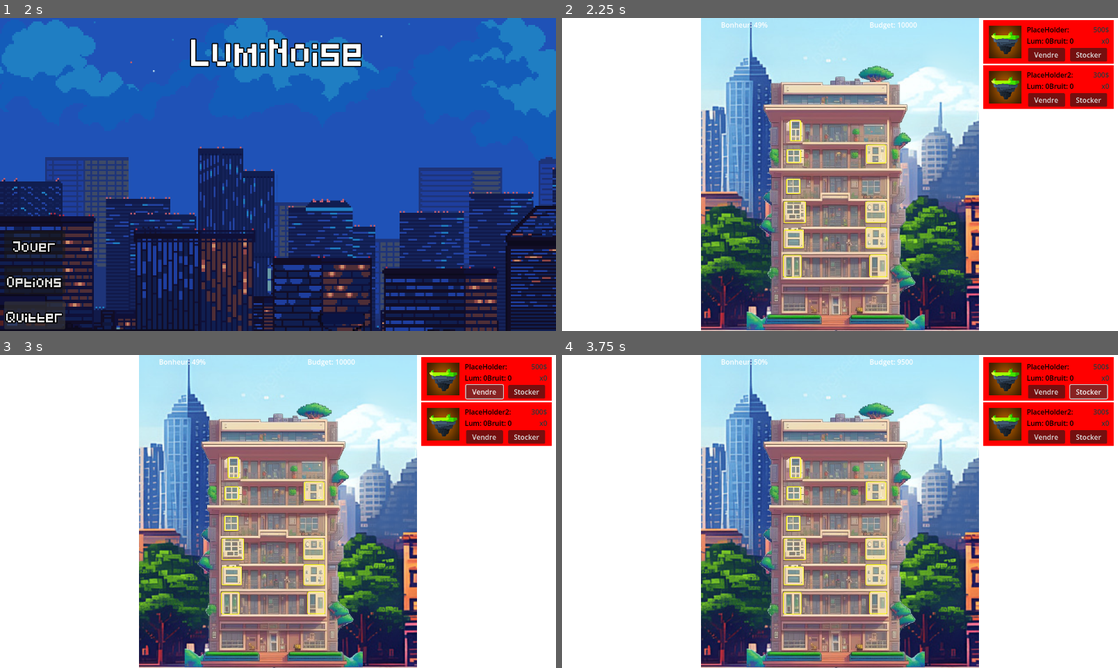
Above: before the commit, frames 1-4 (two rows, left to right).
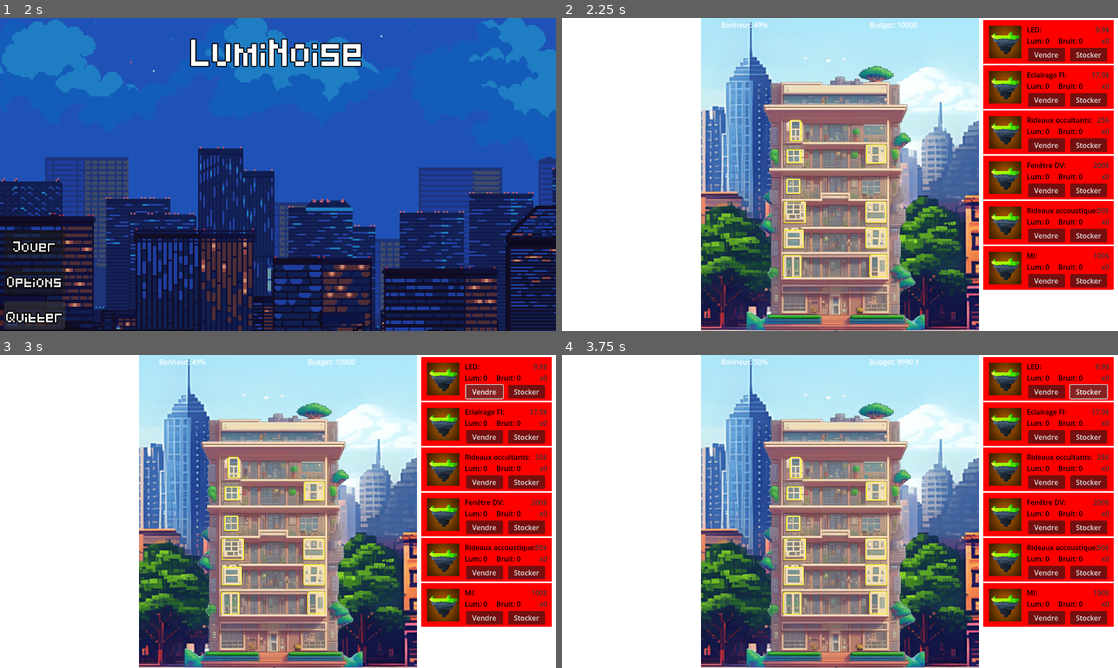
Above: after the commit, the same moments.

Repository: Ranger1986/jeuserieux
Game: Godot game, scene res://Scene/menu.tscn
The game is run twice, just before and just after one commit, with the same random seed, the same clock (stepped at 60 frames per second) and the same inputs.
Inputs:
- Up to frame 1 (2 s): click "Options" at 0.5 s; click "Retour" at 1.25 s
- Up to frame 2 (2.25 s): click "Jouer" at 2 s
- Up to frame 3 (3 s): click "Vendre" at 2.75 s
- Up to frame 4 (3.75 s): click "Stocker" at 3.5 s

Frame 1 is identical in both runs. In frame 2, 14% of the frame differs, in the area x 75-100%, y 2-87%; in frame 3, 14%; in frame 4, 14%, in the area x 61-100%, y 1-87%.

Commit message:
Ajout du mebu lorsque l'on est dans la partie + correction de l'espace dans entre lum et bruit

Diff:
--- a/GlobalAudioSettings.gd
+++ /dev/null
@@ -1,7 +0,0 @@
-extends Node
-
-var vol = 0
-
-func set_volume(db_value):
-	$AudioStreamPlayer.volume_db = db_value
-	vol = db_value
--- a/OnOptions.gd
+++ /dev/null
@@ -1,7 +0,0 @@
-extends Node2D
-
-func _on_button_3_pressed() -> void:
-	get_tree().quit()
-
-func _on_button_2_pressed() -> void:
-	get_tree().change_scene_to_file("res://options.tscn")
--- a/ResizeDisplay.gd
+++ /dev/null
@@ -1 +0,0 @@
-extends Control
--- a/options.tscn
+++ b/Scene/options_mainFrame.tscn
@@ -1,8 +1,8 @@
-[gd_scene load_steps=4 format=3 uid="uid://dadaqj1qxrqn0"]
+[gd_scene load_steps=4 format=3 uid="uid://bukgosvgawwfj"]
 
-[ext_resource type="Script" path="res://Options.gd" id="1_7tw5h"]
-[ext_resource type="Texture2D" uid="uid://bnwp508uo0v0f" path="res://Assets/sunLow.png" id="2_gg5oo"]
-[ext_resource type="FontFile" uid="uid://b6ocg4l0krikr" path="res://Assets/Pixeled.ttf" id="2_q2pju"]
+[ext_resource type="Script" path="res://Scripts/Options_mainFrame.gd" id="1_m8q8d"]
+[ext_resource type="Texture2D" uid="uid://biy0o1m2jraea" path="res://Assets/day.png" id="2_mou4t"]
+[ext_resource type="FontFile" uid="uid://b6ocg4l0krikr" path="res://Assets/Pixeled.ttf" id="3_ktbyw"]
 
 [node name="Options" type="Control"]
 layout_mode = 3
@@ -11,7 +11,7 @@
 anchor_bottom = 1.0
 grow_horizontal = 2
 grow_vertical = 2
-script = ExtResource("1_7tw5h")
+script = ExtResource("1_m8q8d")
 
 [node name="TextureRect" type="TextureRect" parent="."]
 layout_mode = 1
@@ -24,7 +24,7 @@
 offset_bottom = 288.0
 grow_horizontal = 2
 grow_vertical = 2
-texture = ExtResource("2_gg5oo")
+texture = ExtResource("2_mou4t")
 
 [node name="VBoxContainer" type="VBoxContainer" parent="."]
 layout_mode = 1
@@ -68,7 +68,7 @@
 popup/item_1/id = 1
 popup/item_2/text = "1280x720"
 popup/item_2/id = 2
-script = ExtResource("1_7tw5h")
+script = ExtResource("1_m8q8d")
 
 [node name="OptionButton2" type="OptionButton" parent="VBoxContainer/VBoxContainerVideo"]
 layout_mode = 2
@@ -79,7 +79,7 @@
 popup/item_0/text = "Plein écran"
 popup/item_1/text = "Fenêtré"
 popup/item_1/id = 3
-script = ExtResource("1_7tw5h")
+script = ExtResource("1_m8q8d")
 
 [node name="VBoxContainerAudio" type="VBoxContainer" parent="VBoxContainer"]
 layout_mode = 2
@@ -106,16 +106,16 @@
 size_flags_vertical = 4
 theme_override_colors/font_disabled_color = Color(1, 1, 1, 1)
 theme_override_constants/outline_size = 10
-theme_override_fonts/font = ExtResource("2_q2pju")
+theme_override_fonts/font = ExtResource("3_ktbyw")
 theme_override_font_sizes/font_size = 15
 text = "Muet"
-script = ExtResource("1_7tw5h")
+script = ExtResource("1_m8q8d")
 
 [node name="Label4" type="Label" parent="VBoxContainer/VBoxContainerAudio"]
 layout_mode = 2
 size_flags_horizontal = 4
 theme_override_constants/outline_size = 10
-theme_override_fonts/font = ExtResource("2_q2pju")
+theme_override_fonts/font = ExtResource("3_ktbyw")
 theme_override_font_sizes/font_size = 15
 text = "Volume du son :"
 horizontal_alignment = 1
@@ -138,9 +138,19 @@
 offset_bottom = 702.0
 size_flags_horizontal = 0
 theme_override_constants/outline_size = 10
-theme_override_fonts/font = ExtResource("2_q2pju")
+theme_override_fonts/font = ExtResource("3_ktbyw")
 text = "Retour"
-script = ExtResource("1_7tw5h")
+script = ExtResource("1_m8q8d")
+
+[node name="Button2" type="Button" parent="Node2D"]
+offset_left = 1028.0
+offset_top = 648.0
+offset_right = 1264.0
+offset_bottom = 702.0
+theme_override_constants/outline_size = 10
+theme_override_fonts/font = ExtResource("3_ktbyw")
+text = "Quitter la partie"
+script = ExtResource("1_m8q8d")
 
 [connection signal="item_selected" from="VBoxContainer/VBoxContainerVideo/OptionButton" to="." method="_on_option_button_item_selected"]
 [connection signal="item_selected" from="VBoxContainer/VBoxContainerVideo/OptionButton2" to="." method="_on_option_button_2_item_selected"]
@@ -148,3 +158,4 @@
 [connection signal="value_changed" from="VBoxContainer/VBoxContainerAudio/Label4/HSlider" to="." method="_on_h_slider_value_changed"]
 [connection signal="pressed" from="Node2D/Button" to="." method="_on_button_pressed"]
 [connection signal="pressed" from="Node2D/Button" to="Node2D/Button" method="_on_pressed"]
+[connection signal="pressed" from="Node2D/Button2" to="." method="_on_button_2_pressed"]
--- a/Options.gd
+++ b/Scripts/Options_mainFrame.gd
@@ -33,4 +33,7 @@
 			$VBoxContainer/VBoxContainerVideo/OptionButton.visible = true
 
 func _on_button_pressed() -> void:
-	get_tree().change_scene_to_file("res://menu.tscn")
+	get_tree().change_scene_to_file("res://Scene/main_frame.tscn")
+
+func _on_button_2_pressed() -> void:
+	get_tree().change_scene_to_file("res://Scene/menu.tscn")
--- a/Scripts/foyer.gd
+++ b/Scripts/foyer.gd
@@ -63,9 +63,18 @@
 func add_money(amount: float) -> void:
 	budget += amount
 
-static func get_bonheur_moyen()->int:
+static func get_bonheur_moyen() -> int:
 	var moyenne : float = 0
-	for foyer : Foyer in liste_foyer:
-		moyenne+=foyer.bonheur
-	moyenne/=liste_foyer.size()
+	var valid_foyer_count = 0
+
+	for foyer in liste_foyer:
+		if is_instance_valid(foyer):
+			moyenne += foyer.bonheur
+			valid_foyer_count += 1
+
+	if valid_foyer_count > 0:
+		moyenne /= valid_foyer_count
+	else:
+		moyenne = 0
+
 	return int(moyenne)
--- a/Scripts/start.gd
+++ b/Scripts/start.gd
@@ -57,3 +57,7 @@
 func _on_refresh_display_foyer() -> void:
 	var cible = Foyer.get_foyer_cible()
 	cible.display_info()
+
+func _input(event):
+	if event is InputEventKey and event.pressed and event.keycode == KEY_ESCAPE:
+		get_tree().change_scene_to_file("res://Scene/options_mainFrame.tscn")
--- a/Scripts/store_item.gd
+++ b/Scripts/store_item.gd
@@ -30,11 +30,10 @@
 
 	image.texture = itex
 	name_desc.text = info.nom + ":\n"
-	name_desc.text += "Lum: " + str(info.lumProt) + "\t"
+	name_desc.text += "Lum: " + str(info.lumProt) + "     "
 	name_desc.text += "Bruit: " + str(info.noiseProt)
 	stock_price.text = str(info.priceStock) + "$\nx" + str(info.stock)
 	priceStock = info.priceStock
-
 
 	if info.hide:
 		hide();
--- a/audio_manager.tscn
+++ /dev/null
@@ -1,18 +0,0 @@
-[gd_scene load_steps=3 format=3 uid="uid://dl24ckrt2i1x4"]
-
-[ext_resource type="Script" path="res://GlobalAudioSettings.gd" id="1_5m3bq"]
-[ext_resource type="AudioStream" uid="uid://7gx3w0alcrbr" path="res://Assets/Home Power.wav" id="1_hxkxl"]
-
-[node name="AudioManager" type="Control"]
-layout_mode = 3
-anchors_preset = 15
-anchor_right = 1.0
-anchor_bottom = 1.0
-grow_horizontal = 2
-grow_vertical = 2
-script = ExtResource("1_5m3bq")
-
-[node name="AudioStreamPlayer" type="AudioStreamPlayer" parent="."]
-stream = ExtResource("1_hxkxl")
-volume_db = -10.0
-autoplay = true
--- a/items.json
+++ b/items.json
@@ -1,31 +1,61 @@
 [
   {
 	"id": 0,
-	"nom": "PlaceHolder",
+	"nom": "LED",
 	"imgPath": "res://Assets/placeholder.jpg",
 	"lumProt": 0,
 	"noiseProt": 0,
-	"priceStock": 500,
+	"priceStock": 9.90,
 	"stock": 0,
 	"hide": false
   },
   {
 	"id": 1,
-	"nom": "PlaceHolder1",
+	"nom": "Eclairage FI",
 	"imgPath": "res://Assets/placeholder.jpg",
 	"lumProt": 0,
 	"noiseProt": 0,
-	"priceStock": 700,
+	"priceStock": 17.90,
 	"stock": 0,
-	"hide": true
+	"hide": false
   },
   {
 	"id": 2,
-	"nom": "PlaceHolder2",
+	"nom": "Rideaux occultants",
 	"imgPath": "res://Assets/placeholder.jpg",
 	"lumProt": 0,
 	"noiseProt": 0,
-	"priceStock": 300,
+	"priceStock": 25,
+	"stock": 0,
+	"hide": false
+  },
+  {
+	"id": 3,
+	"nom": "Fenêtre DV",
+	"imgPath": "res://Assets/placeholder.jpg",
+	"lumProt": 0,
+	"noiseProt": 0,
+	"priceStock": 200,
+	"stock": 0,
+	"hide": false
+  },
+  {
+	"id": 4,
+	"nom": "Rideaux accoustique",
+	"imgPath": "res://Assets/placeholder.jpg",
+	"lumProt": 0,
+	"noiseProt": 0,
+	"priceStock": 50,
+	"stock": 0,
+	"hide": false
+  },
+  {
+	"id": 5,
+	"nom": "MI",
+	"imgPath": "res://Assets/placeholder.jpg",
+	"lumProt": 0,
+	"noiseProt": 0,
+	"priceStock": 100,
 	"stock": 0,
 	"hide": false
   }
--- a/menu.tscn
+++ /dev/null
@@ -1,91 +0,0 @@
-[gd_scene load_steps=6 format=3 uid="uid://d13bvfyp75hp4"]
-
-[ext_resource type="Texture2D" uid="uid://t41hryouh8xo" path="res://Assets/night.png" id="1_2atdm"]
-[ext_resource type="FontFile" uid="uid://b6ocg4l0krikr" path="res://Assets/Pixeled.ttf" id="1_usqpo"]
-[ext_resource type="Script" path="res://OnOptions.gd" id="3_sauax"]
-
-[sub_resource type="Theme" id="Theme_qccr0"]
-default_font_size = 50
-
-[sub_resource type="Theme" id="Theme_63diq"]
-
-[node name="Menu" type="Control"]
-layout_mode = 3
-anchors_preset = 15
-anchor_right = 1.0
-anchor_bottom = 1.0
-grow_horizontal = 2
-grow_vertical = 2
-
-[node name="TextureRect" type="TextureRect" parent="."]
-layout_mode = 1
-anchors_preset = 13
-anchor_left = 0.5
-anchor_right = 0.5
-anchor_bottom = 1.0
-offset_left = -1152.0
-offset_right = 1152.0
-grow_horizontal = 2
-grow_vertical = 2
-texture = ExtResource("1_2atdm")
-
-[node name="VBoxContainer" type="VBoxContainer" parent="."]
-layout_mode = 1
-anchors_preset = 10
-anchor_right = 1.0
-offset_bottom = 140.0
-grow_horizontal = 2
-theme = SubResource("Theme_qccr0")
-theme_override_constants/separation = 350
-
-[node name="Label" type="Label" parent="VBoxContainer"]
-layout_mode = 2
-size_flags_horizontal = 4
-theme_override_constants/outline_size = 10
-theme_override_fonts/font = ExtResource("1_usqpo")
-text = "LumiNoise"
-horizontal_alignment = 1
-vertical_alignment = 1
-
-[node name="VBoxContainer" type="VBoxContainer" parent="VBoxContainer"]
-layout_mode = 2
-size_flags_horizontal = 0
-size_flags_vertical = 0
-theme = SubResource("Theme_63diq")
-theme_override_constants/separation = 17
-
-[node name="Node2D" type="Node2D" parent="VBoxContainer/VBoxContainer"]
-position = Vector2(20, 0)
-script = ExtResource("3_sauax")
-
-[node name="Button" type="Button" parent="VBoxContainer/VBoxContainer/Node2D"]
-offset_left = -10.0
-offset_right = 130.0
-offset_bottom = 64.0
-theme_override_constants/outline_size = 10
-theme_override_fonts/font = ExtResource("1_usqpo")
-theme_override_font_sizes/font_size = 20
-text = "Jouer"
-
-[node name="Button2" type="Button" parent="VBoxContainer/VBoxContainer/Node2D"]
-offset_left = -10.0
-offset_top = 81.0
-offset_right = 130.0
-offset_bottom = 145.0
-theme_override_constants/outline_size = 10
-theme_override_fonts/font = ExtResource("1_usqpo")
-theme_override_font_sizes/font_size = 20
-text = "Options"
-
-[node name="Button3" type="Button" parent="VBoxContainer/VBoxContainer/Node2D"]
-offset_left = -10.0
-offset_top = 162.0
-offset_right = 130.0
-offset_bottom = 226.0
-theme_override_constants/outline_size = 10
-theme_override_fonts/font = ExtResource("1_usqpo")
-theme_override_font_sizes/font_size = 20
-text = "Quitter"
-
-[connection signal="pressed" from="VBoxContainer/VBoxContainer/Node2D/Button2" to="VBoxContainer/VBoxContainer/Node2D" method="_on_button_2_pressed"]
-[connection signal="pressed" from="VBoxContainer/VBoxContainer/Node2D/Button3" to="VBoxContainer/VBoxContainer/Node2D" method="_on_button_3_pressed"]
Binary file added: Assets/day.png
Not shown, added: Assets/day.png.import
Not shown: 2 places in Scene/options_mainFrame.tscn that only renumber resources
